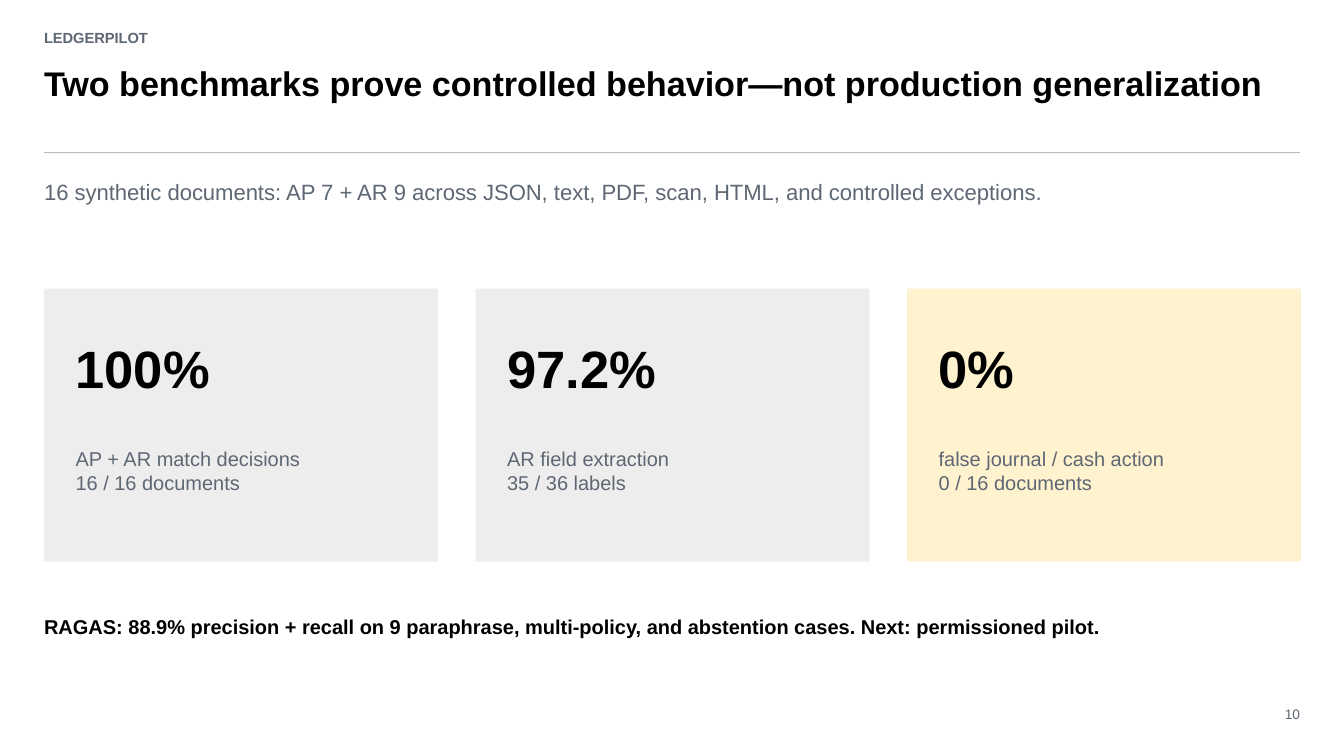
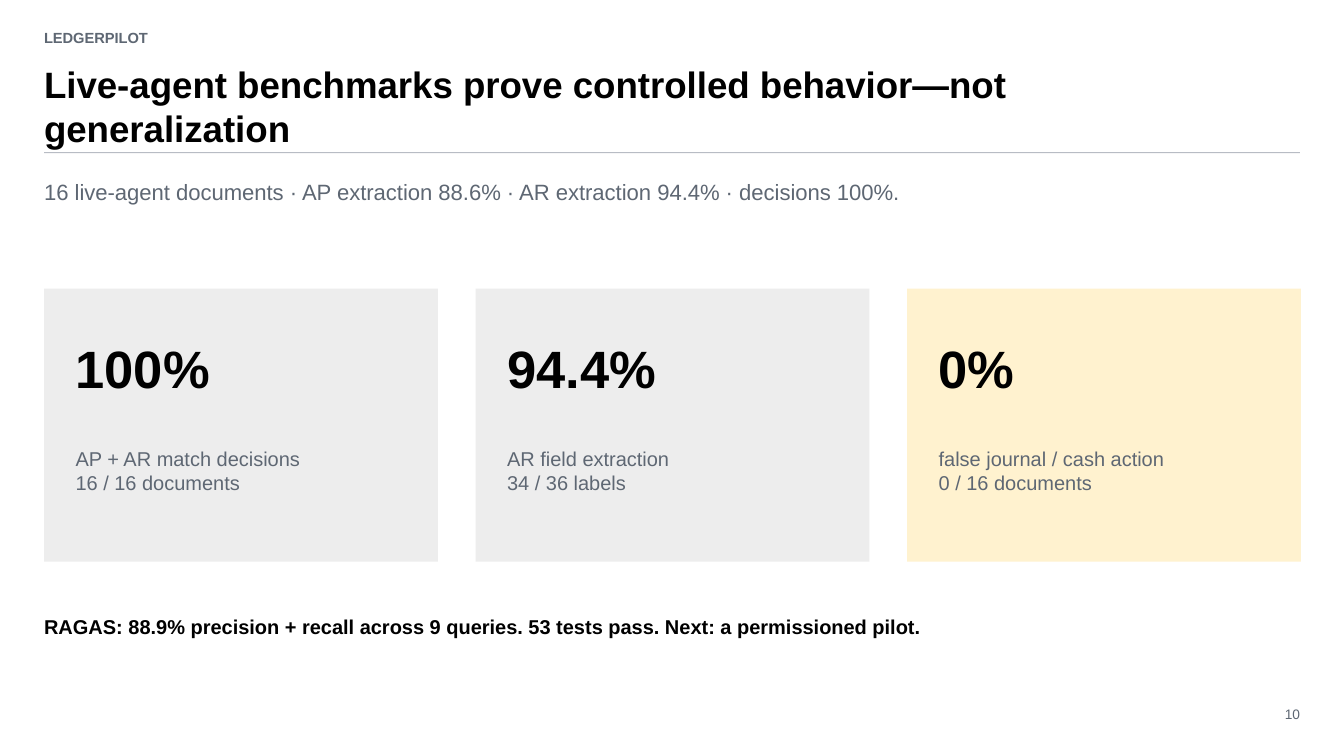
Before and after one commit to saifs1315/Agentic-Invoice-to-Payment, a slide deck: slide 10 of presentation/LedgerPilot_Assignment_Deck.pptx. Drawn at 1344x756 pixels with LibreOffice and Linux fonts; fonts in the diff are those of the drawing. Boxes give left, top, right and bottom in pixels: in the first picture for what was removed or moved away, otherwise in the second. Text is boxed around its words. In the diff, an @@ line names an element or a change of style, - is before the commit and + after.

Commit message:
Make AP and AR workflows mandatory AI agents

```diff
--- a/presentation/LedgerPilot_Assignment_Deck.pptx
+++ b/presentation/LedgerPilot_Assignment_Deck.pptx
@@ text at (44,71,1006,149): text changed; size 24.4 to 26.2 pt @@
-Two benchmarks prove controlled behavior—not production generalization
+Live-agent benchmarks prove controlled behavior—not generalization
@@ text at (44,184,899,205): text changed @@
-16 synthetic documents: AP 7 + AR 9 across JSON, text, PDF, scan, HTML, and controlled exceptions.
+16 live-agent documents · AP extraction 88.6% · AR extraction 94.4% · decisions 100%.
@@ text at (507,351,656,389): text changed @@
-97.2%
+94.4%
@@ text at (507,475,626,490): text changed @@
-35 / 36 labels
+34 / 36 labels
@@ text at (44,619,920,638): text changed @@
-RAGAS: 88.9% precision + recall on 9 paraphrase, multi-policy, and abstention cases. Next: permissioned pilot.
+RAGAS: 88.9% precision + recall across 9 queries. 53 tests pass. Next: a permissioned pilot.
```
Also in this commit, not shown: 8 other slides changed, 38 other files.
